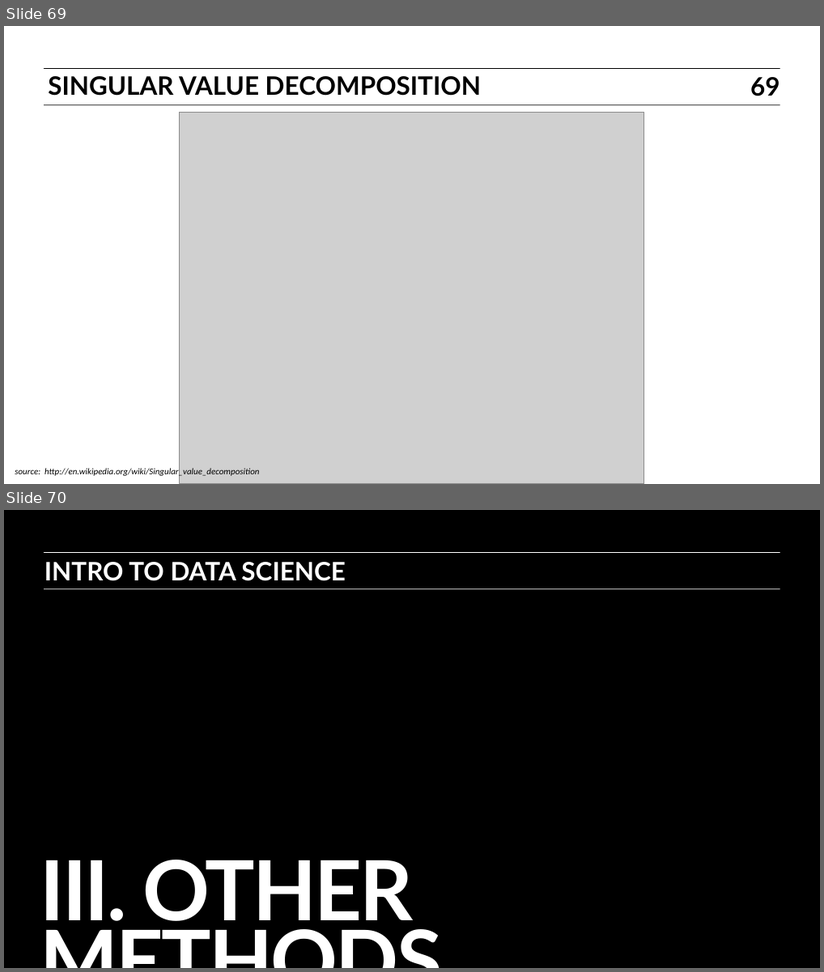
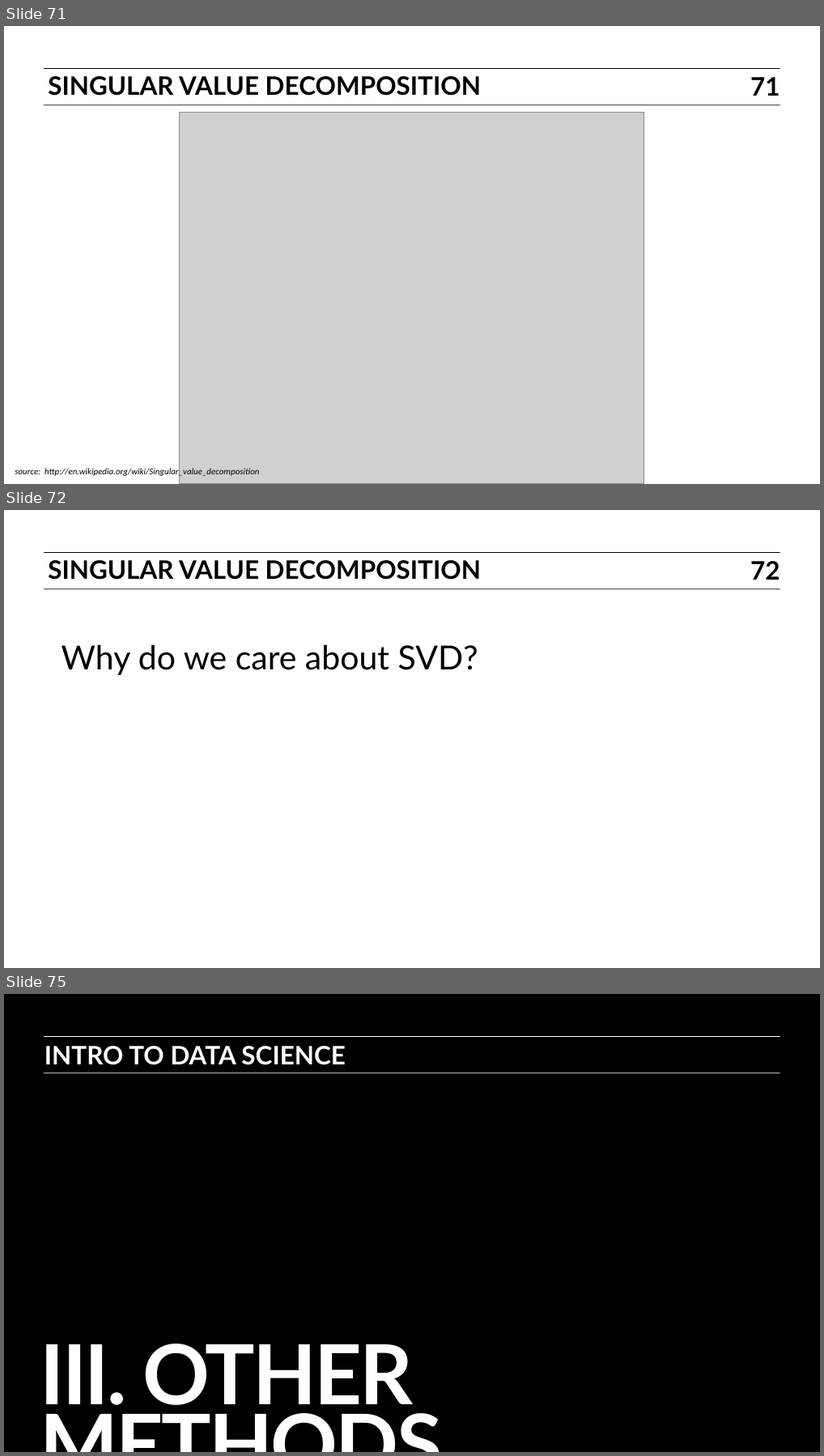
Before and after one commit to ajschumacher/gadsdc, a slide deck: 17-dim_reduc/slides.pptx. Shown one above the other, each under a label of ours: slides 69 and 70 before the commit, slides 71, 72 and 75 after it; the slides between them are not shown. The pictures are 824x972 and 824x1456 pixels, drawn with LibreOffice and Linux fonts; fonts in the diff are those of the drawing; grey boxes stand for pictures. Boxes give left, top, right and bottom in pixels: in the first picture for what was removed or moved away, otherwise in the second. Text is boxed around its words. In the diff, an @@ line names an element or a change of style, - is before the commit and + after.

```diff
--- a/17-dim_reduc/slides.pptx
+++ b/17-dim_reduc/slides.pptx
@@ slide 72 added at (4, 510, 820, 968), background #FFFFFF; not listed: 2 template elements that a slide beside it also shows @@
@@ text added at (48, 560, 481, 580), 23 pt, text #000000, bold @@
+SINGULAR VALUE DECOMPOSITION
@@ page number added at (751, 561, 780, 580), 23 pt, text #000000, bold @@
+72
@@ text added at (62, 644, 479, 675), 30 pt, text #000000 @@
+Why do we care about SVD?
@@ what was slide 69 is now slide 71 @@
@@ page number at (751, 77, 780, 96): text changed @@
-69
+71
@@ what was slide 70 is now slide 75 @@
```
Also in this commit, not shown: 11 slides changed, 9 other slides added, 1 other file.
